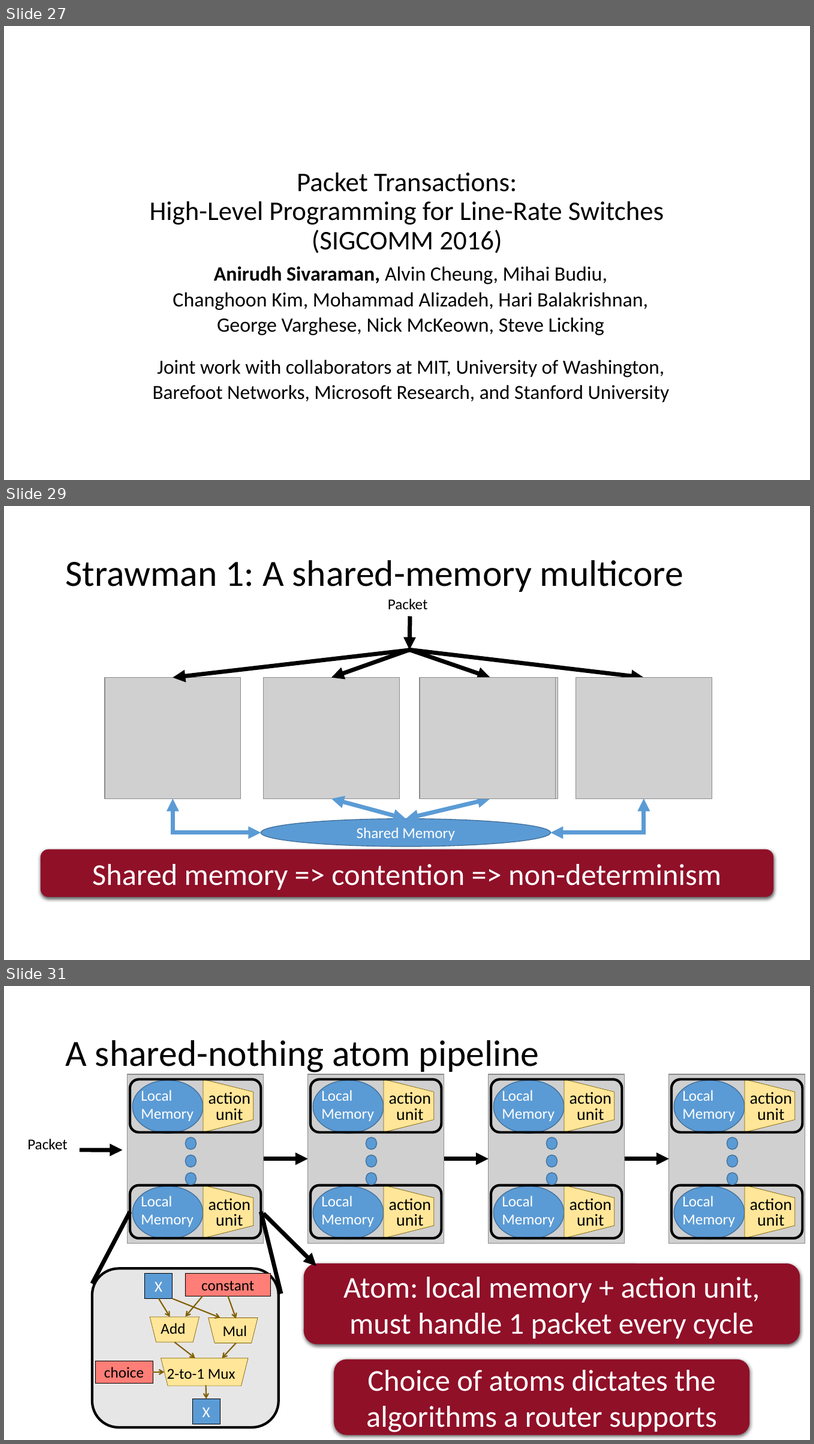
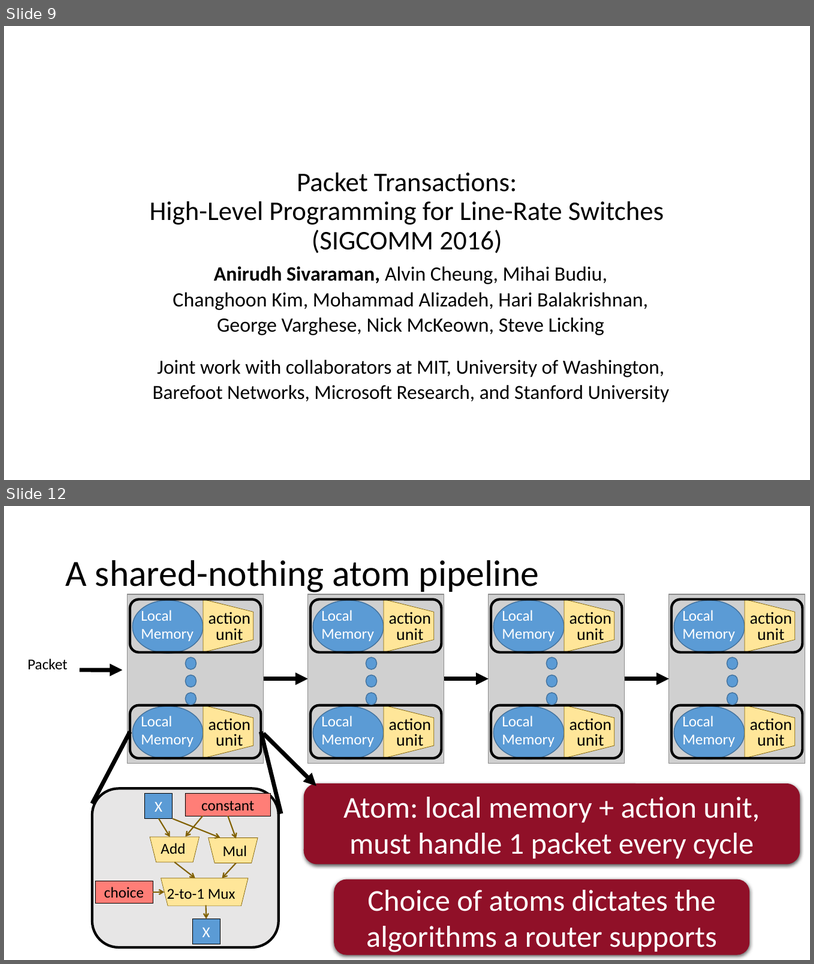
Before and after one commit to anirudhSK/pifo-domino-marple-ppts, a slide deck: combined_domino_pifo.pptx. Shown one above the other, each under a label of ours: slides 27, 29 and 31 before the commit, slides 9 and 12 after it; the slides between them are not shown. The pictures are 814x1444 and 814x964 pixels, drawn with LibreOffice and Linux fonts; fonts in the diff are those of the drawing; grey boxes stand for pictures. Boxes give left, top, right and bottom in pixels: in the first picture for what was removed or moved away, otherwise in the second. Text is boxed around its words. In the diff, an @@ line names an element or a change of style, - is before the commit and + after.

```diff
--- a/combined_domino_pifo.pptx
+++ b/combined_domino_pifo.pptx
@@ slide 29 removed at (x1=4, y1=506, x2=810, y2=960), background #FFFFFF @@
@@ title removed at (x1=65, y1=560, x2=684, y2=592) @@
-Strawman 1: A shared-memory multicore
@@ text removed at (x1=388, y1=598, x2=428, y2=609) @@
-Packet
@@ arrow removed from (411, 616) to (410, 650) @@
@@ arrow removed from (413, 650) to (173, 677) @@
@@ arrow removed from (410, 650) to (332, 677) @@
@@ arrow removed from (410, 650) to (491, 677) @@
@@ arrow removed from (410, 650) to (644, 677) @@
@@ picture removed at (x1=105, y1=677, x2=241, y2=798) @@
@@ picture removed at (x1=264, y1=677, x2=399, y2=798) @@
@@ picture removed at (x1=420, y1=677, x2=557, y2=798) @@
@@ picture removed at (x1=423, y1=677, x2=559, y2=798) @@
@@ picture removed at (x1=576, y1=677, x2=713, y2=798) @@
@@ elbow double arrow removed from (173, 799) to (261, 832) @@
@@ double arrow removed from (406, 819) to (332, 799) @@
@@ double arrow removed from (406, 819) to (491, 799) @@
@@ elbow double arrow removed from (644, 799) to (551, 832) @@
@@ ellipse removed at (x1=261, y1=819, x2=551, y2=847) @@
-Shared Memory
@@ rounded rectangle removed at (x1=40, y1=849, x2=773, y2=897) @@
-Shared memory => contention => non-determinism
@@ what was slide 27 is now slide 9 @@
@@ what was slide 31 is now slide 12 @@
```
Also in this commit, not shown: 7 slides changed, 3 slides added, 1 other slide removed, 1 other file.
